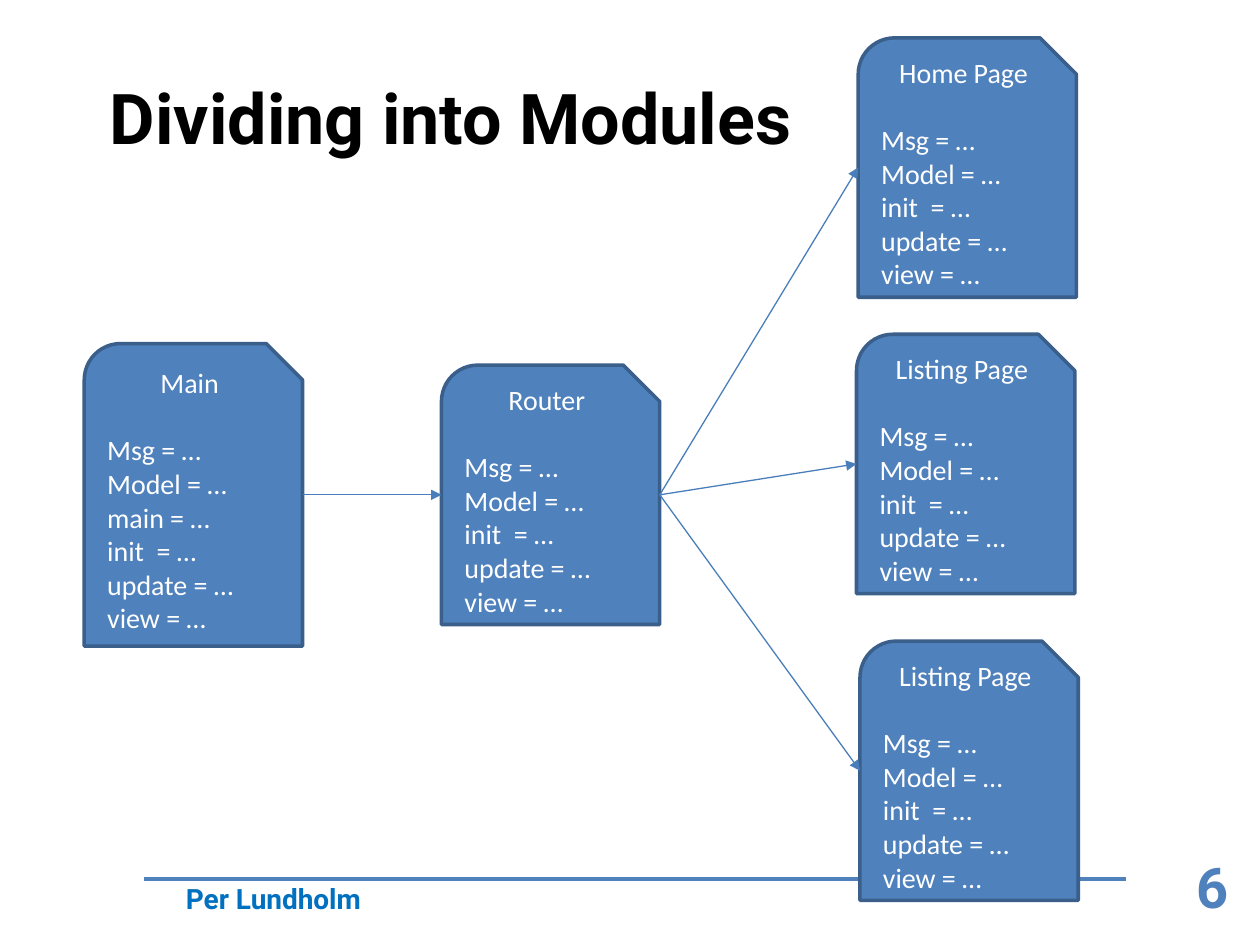
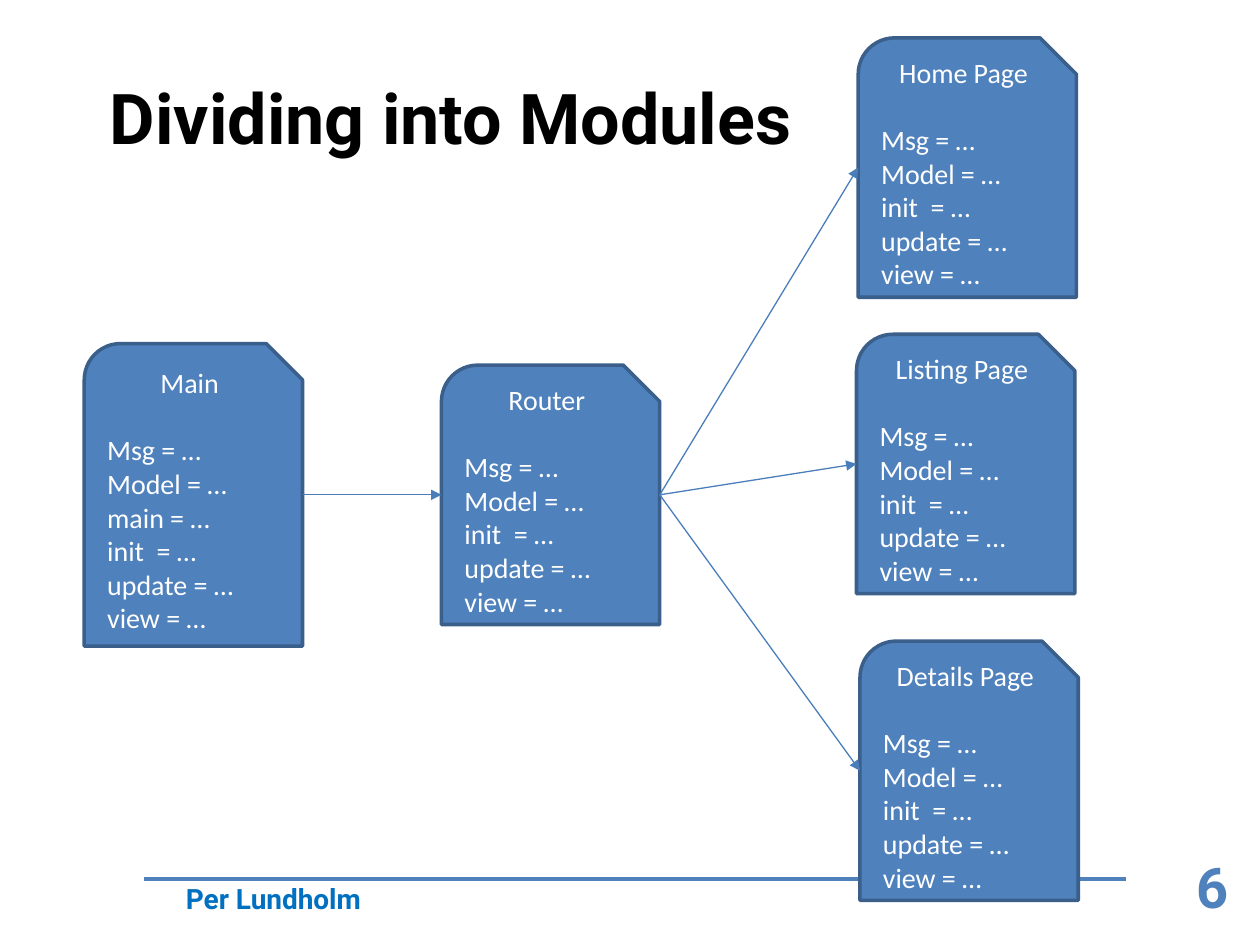
Before and after one commit to perty/elm-navigation-test, a slide deck: slide 6 of elm spa navigation.pptx. Drawn at 1260x945 pixels with LibreOffice and Linux fonts; fonts in the diff are those of the drawing; background and template pictures are left out. Boxes give left, top, right and bottom in pixels: in the first picture for what was removed or moved away, otherwise in the second. Text is boxed around its words. In the diff, an @@ line names an element or a change of style, - is before the commit and + after.

```diff
--- a/elm spa navigation.pptx
+++ b/elm spa navigation.pptx
@@ text in snip round rect at box(897, 666, 1034, 691): text changed @@
-Listing Page
+Details Page
```
Also in this commit, not shown: 3 other slides changed, 1 slide added.
